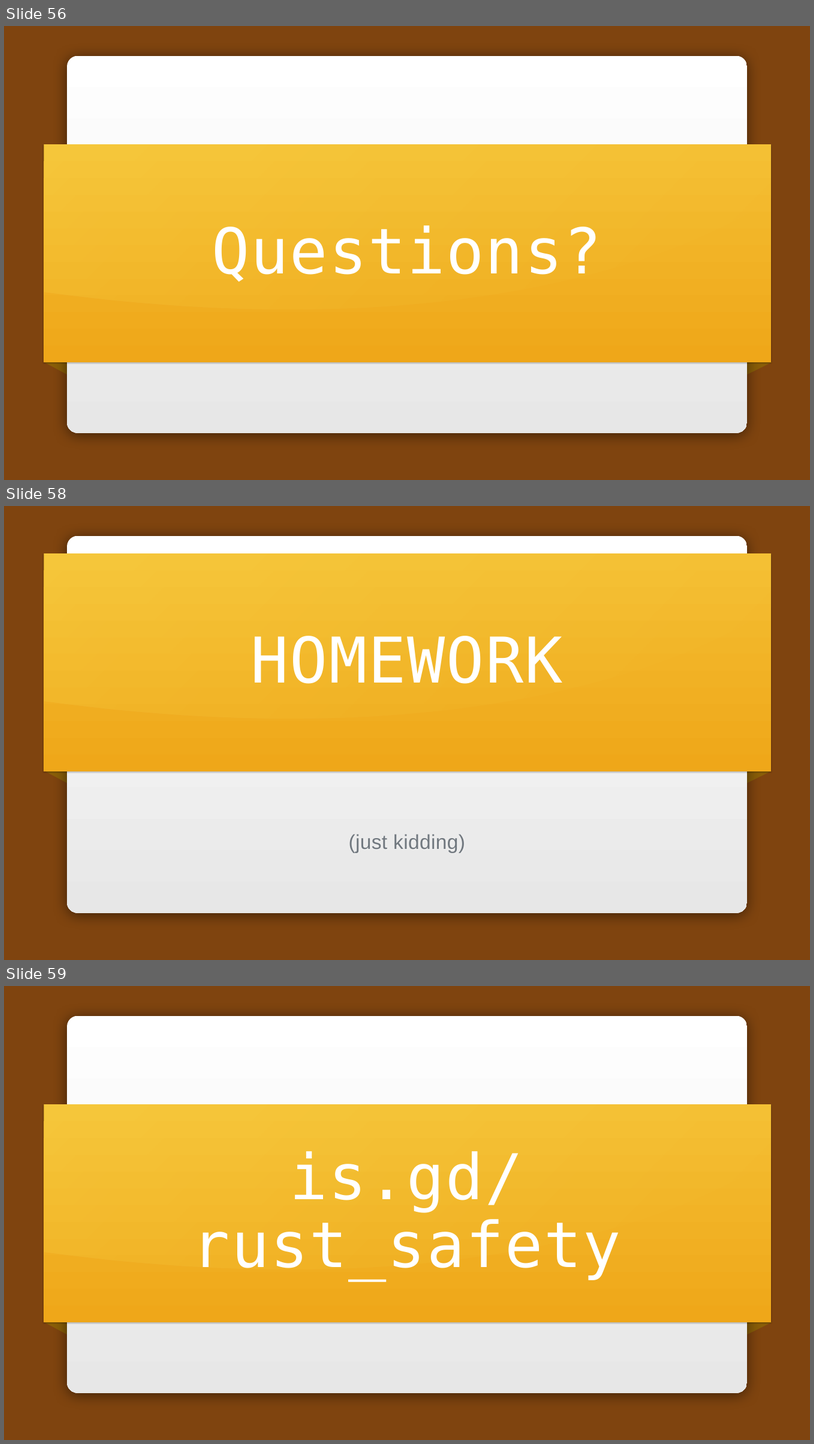
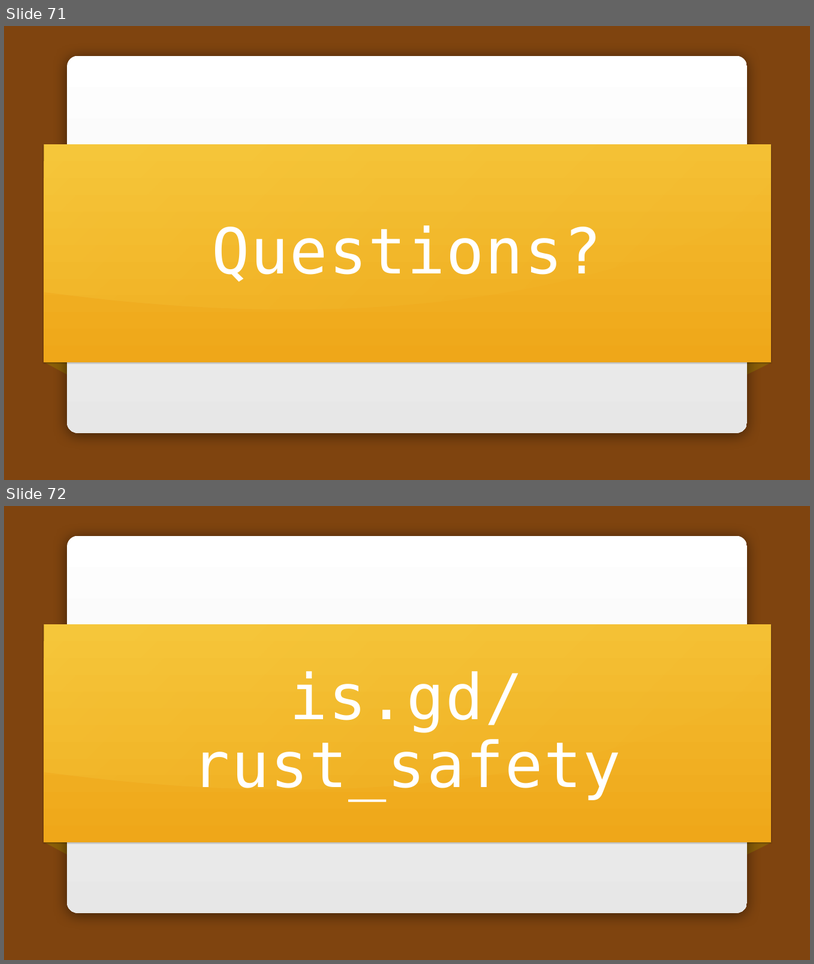
Before and after one commit to carols10cents/rust-safety-presentation, a slide deck: Rust Safety.pptx. Shown one above the other, each under a label of ours: slides 56, 58 and 59 before the commit, slides 71 and 72 after it; the slides between them are not shown. The pictures are 814x1444 and 814x964 pixels, drawn with LibreOffice and Linux fonts; fonts in the diff are those of the drawing; background and template pictures are left out. Boxes give left, top, right and bottom in pixels: in the first picture for what was removed or moved away, otherwise in the second. Text is boxed around its words. In the diff, an @@ line names an element or a change of style, - is before the commit and + after.

```diff
--- a/Rust Safety.pptx
+++ b/Rust Safety.pptx
@@ slide 58 removed at [4,506,810,960], background picture (left out); not listed: 1 template element that a slide beside it also shows @@
@@ rectangle removed at [44,553,771,771] @@
@@ freeform shape removed at [44,553,772,718] @@
@@ title removed at [251,636,563,684] @@
-HOMEWORK
@@ freeform shape removed at [44,771,67,783] @@
@@ freeform shape removed at [747,771,772,783] @@
@@ subtitle removed at [349,834,465,852] @@
-(just kidding)
@@ what was slide 56 is now slide 71 @@
@@ what was slide 59 is now slide 72 @@
```
Also in this commit, not shown: 5 slides changed, 18 slides added, 5 other slides removed, 2 other files.
